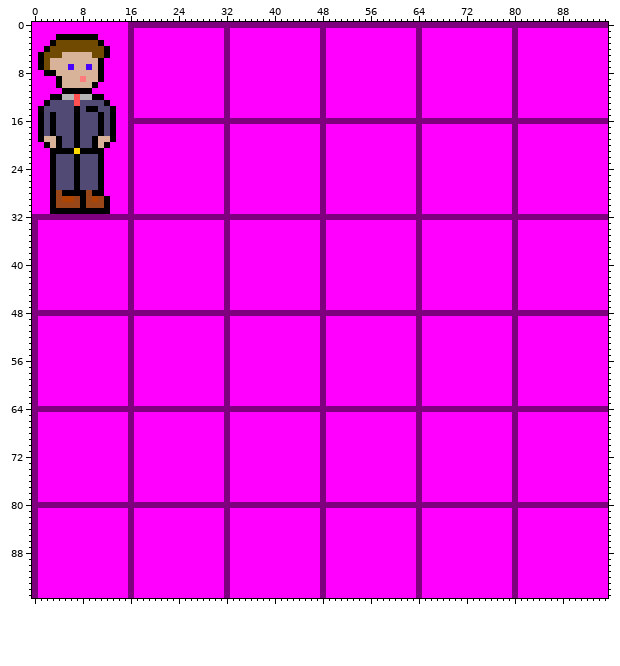
Two states of a sprite sheet, res/Mobs/Player/Default.png. Above is the file before it was changed.
The file is 96x96 pixels.
The same view after the edit:
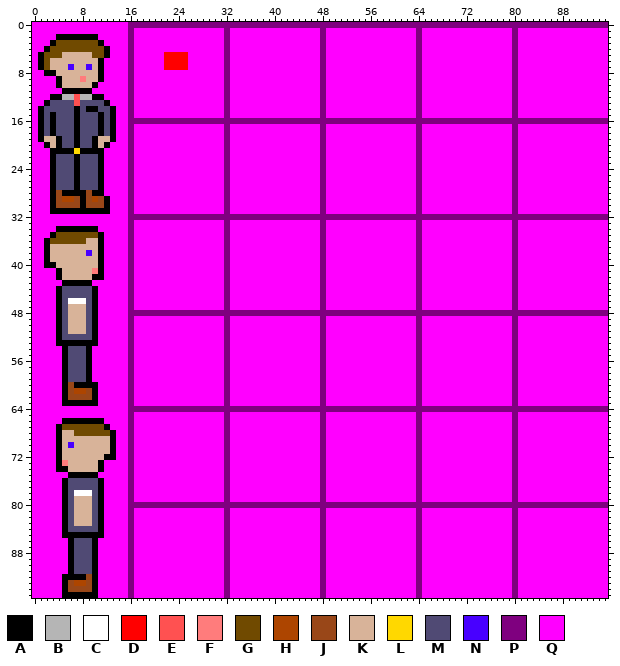
Palette (. is transparent): A #000000  B #b5b5b5  C #ffffff  D #ff0000  E #ff5151  F #ff7c7c  G #704a00  H #ad4500  J #994718  K #d8b399  L #ffd800  M #504a74  N #4800ff  P #7f007f  Q #ff00ff
Log entry: Added player direction (Please note: palyer graphics are placeholder)
From old to new:
y 5..7: x 22..25 QQQQ -> DDDD
y 32: x 0..15 PPPPPPPPPPPPPPPP -> QQQQQQQQQQQQQQQQ
y 33: x 0 P -> Q
y 34: x 0 P -> Q; x 4..10 QQQQQQQ -> AAAAAAA
y 35: x 0 P -> Q; x 3..11 QQQQQQQQQ -> AGGGGGGGA
y 36: x 0 P -> Q; x 2..11 QQQQQQQQQQ -> AGGGGGGKKA
y 37: x 0 P -> Q; x 2..11 QQQQQQQQQQ -> AKKKKKKKKA
y 38: x 0 P -> Q; x 2..11 QQQQQQQQQQ -> AKKKKKKNKA
y 39: x 0 P -> Q; x 2..11 QQQQQQQQQQ -> AKKKKKKKKA
y 40: x 0 P -> Q; x 2..11 QQQQQQQQQQ -> AAKKKKKKKA
y 41: x 0 P -> Q; x 4..11 QQQQQQQQ -> AKKKKKFA
y 42: x 0 P -> Q; x 4..11 QQQQQQQQ -> AKKKKKAA
y 43: x 0 P -> Q; x 5..9 QQQQQ -> AAAAA
y 44..45: x 0 P -> Q; x 4..10 QQQQQQQ -> AMMMMMA
y 46: x 0 P -> Q; x 4..10 QQQQQQQ -> AMCCCMA
y 47: x 0 P -> Q; x 4..10 QQQQQQQ -> AMKKKMA
y 48: x 0..15 PPPPPPPPPPPPPPPP -> QQQQAMKKKMAQQQQQ
y 49..51: x 0 P -> Q; x 4..10 QQQQQQQ -> AMKKKMA
y 52: x 0 P -> Q; x 4..10 QQQQQQQ -> AMMMMMA
y 53: x 0 P -> Q; x 4..10 QQQQQQQ -> AAAAAAA
y 54..59: x 0 P -> Q; x 5..9 QQQQQ -> AMMMA
y 60: x 0 P -> Q; x 5..10 QQQQQQ -> AJAAAA
y 61: x 0 P -> Q; x 5..10 QQQQQQ -> AJHHJA
y 62: x 0 P -> Q; x 5..10 QQQQQQ -> AJJJJA
y 63: x 0 P -> Q; x 5..10 QQQQQQ -> AAAAAA
y 64: x 0..15 PPPPPPPPPPPPPPPP -> QQQQQQQQQQQQQQQQ
y 65: x 0 P -> Q
y 66: x 0 P -> Q; x 5..11 QQQQQQQ -> AAAAAAA
y 67: x 0 P -> Q; x 4..12 QQQQQQQQQ -> AGGGGGGGA
y 68: x 0 P -> Q; x 4..13 QQQQQQQQQQ -> AKKGGGGGGA
y 69: x 0 P -> Q; x 4..13 QQQQQQQQQQ -> AKKKKKKKKA
y 70: x 0 P -> Q; x 4..13 QQQQQQQQQQ -> AKNKKKKKKA
y 71: x 0 P -> Q; x 4..13 QQQQQQQQQQ -> AKKKKKKKKA
y 72: x 0 P -> Q; x 4..13 QQQQQQQQQQ -> AKKKKKKKAA
y 73: x 0 P -> Q; x 4..11 QQQQQQQQ -> AFKKKKKA
y 74: x 0 P -> Q; x 4..11 QQQQQQQQ -> AAKKKKKA
y 75: x 0 P -> Q; x 6..10 QQQQQ -> AAAAA
y 76..77: x 0 P -> Q; x 5..11 QQQQQQQ -> AMMMMMA
y 78: x 0 P -> Q; x 5..11 QQQQQQQ -> AMCCCMA
y 79: x 0 P -> Q; x 5..11 QQQQQQQ -> AMKKKMA
y 80: x 0..15 PPPPPPPPPPPPPPPP -> QQQQQAMKKKMAQQQQ
y 81..83: x 0 P -> Q; x 5..11 QQQQQQQ -> AMKKKMA
y 84: x 0 P -> Q; x 5..11 QQQQQQQ -> AMMMMMA
y 85: x 0 P -> Q; x 5..11 QQQQQQQ -> AAAAAAA
y 86..91: x 0 P -> Q; x 6..10 QQQQQ -> AMMMA
y 92: x 0 P -> Q; x 5..10 QQQQQQ -> AAAAJA
y 93: x 0 P -> Q; x 5..10 QQQQQQ -> AJHHJA
y 94: x 0 P -> Q; x 5..10 QQQQQQ -> AJJJJA
y 95: x 0 P -> Q; x 5..10 QQQQQQ -> AAAAAA
